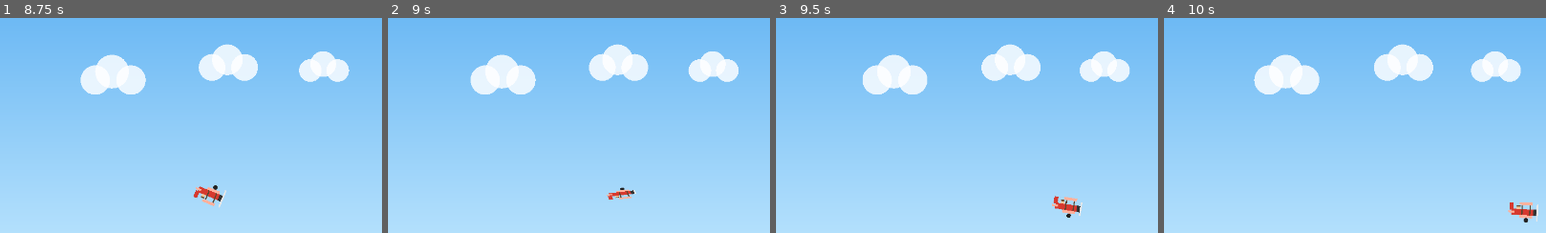
Above: before the commit, frames 1-4 (left to right).
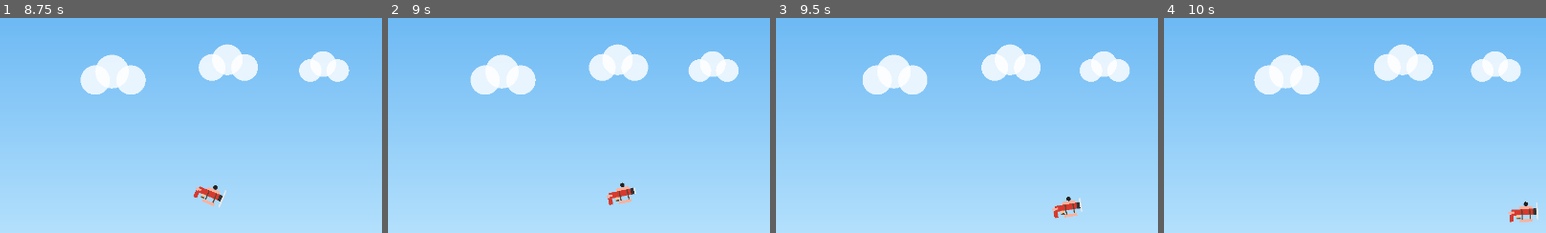
Above: after the commit, the same moments.

Repository: JorgeS15/AeroDuel
Game: Godot game, scene res://scenes/main.tscn
Same seed, same stepped clock (60 frames per second), same inputs: the game is played once before the commit and once after it.
Inputs (mouse positions are % of the whole screen's width and height, from its top left):
- Up to frame 1 (8.75 s): click "Normal" at 0.5 s; click "Normal" at 1.25 s; click "Jogar contra o bot" at 2 s; click "Som" at 2.75 s; click "Mudo" at 3.5 s; click "Pausa" at 4.25 s; click "Bot: ataca" at 5 s; click "Bot: alvo" at 5.75 s; click "Continuar" at 6.5 s; move the mouse to (72, 45) at 7.27 s; hold Right (turn_right) 7.28-8 s; hold E (eject) 7.28-8 s; click (72, 45) at 7.42 s; drag from (30, 55) to (45, 70) at 8.02 s
- Up to frame 2 (9 s): move the mouse to (60, 28) at 8.77 s; hold Right (turn_right) from 8.78 s (still down); tap J at 8.85 s
- Up to frame 3 (9.5 s): keep holding Right (turn_right)
- Up to frame 4 (10 s): release Right (turn_right) at 9.5 s; drag from (45, 70) to (20, 35) at 9.52 s
The pictures show only the part of the screen within x 14-64%, y 22-72%; the shares and areas given below are measured in that part.

Frame 1 is identical in both runs. In frame 2, 0.3% of the frame differs, in the area x 57-65%, y 76-88%; in frame 3, 0.5%, in the area x 72-81%, y 82-94%; in frame 4, 0.4%.

Commit message:
Avião mantém a orientação no ar (voa de costas se o jogador o virar)
Já não roda sozinho para ficar direito; a orientação só se acerta no
chão, ao descolar ou aterrar.

Co-Authored-By: Claude Opus 5.5 <noreply@anthropic.com>
Claude-Session: https://claude.ai/code/session_01TLnBzwvpFSp5gKqTd2AQMa

Diff:
--- a/godot/scripts/game/airplane.gd
+++ b/godot/scripts/game/airplane.gd
@@ -20,13 +20,12 @@
 var smoke_t := 0.0
 var hit_t := 0.0
 var prop := 0.0
-## Orientação visual: 1 = barriga para baixo a voar para a direita, -1 = espelhado
-## (direito a voar para a esquerda). `roll` vai de um ao outro aos poucos (meio-tonneau).
+## Orientação do desenho: 1 = normal, -1 = espelhado (fica direito quando o avião
+## descola para a esquerda). Muda só no chão; `roll` faz a transição aos poucos.
 var upright := 1.0
 var roll := 1.0
 
 const ROLL_SPEED := 9.0          ## unidades de `roll` por segundo (~0,2 s por meio-tonneau)
-const ROLL_THRESHOLD := 0.25     ## quão para lá da vertical tem de estar para rolar
 
 
 func setup(p_world: World, p_side: Side) -> void:
@@ -136,21 +135,12 @@
 	queue_redraw()
 
 
-## Decide para que lado o avião fica "direito". Enquanto o jogador está a rodar,
-## mantém a orientação (num looping fica de costas no topo, como deve ser); quando
-## larga, e se o avião estiver claramente a voar ao contrário, faz um meio-tonneau.
-func _update_roll(inp: InputState, dt: float) -> void:
-	var c := cos(angle)
+## Orientação do desenho. No ar o avião fica como o jogador o deixa: se fizer meio
+## looping, continua a voar de costas até rodar outra vez. Só no chão (descolagem e
+## aterragem) é que fica sempre direito; a mudança é animada como um tonneau curto.
+func _update_roll(_inp: InputState, dt: float) -> void:
 	if on_ground:
-		upright = 1.0 if c >= 0.0 else -1.0
-		roll = upright
-		return
-	var turning := inp != null and (inp.left or inp.right)
-	if not falling and not turning:
-		if c < -ROLL_THRESHOLD:
-			upright = -1.0
-		elif c > ROLL_THRESHOLD:
-			upright = 1.0
+		upright = 1.0 if cos(angle) >= 0.0 else -1.0
 	roll = move_toward(roll, upright, ROLL_SPEED * dt)
 
 
